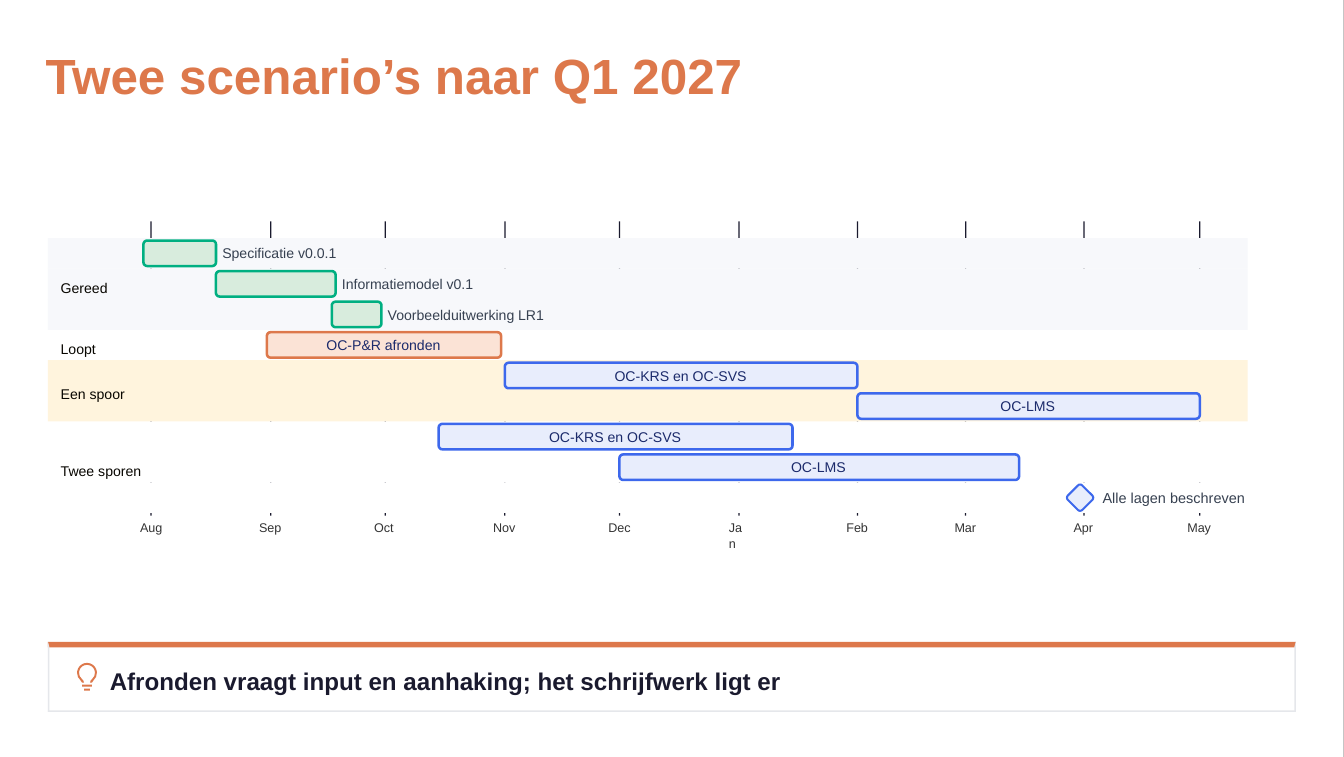
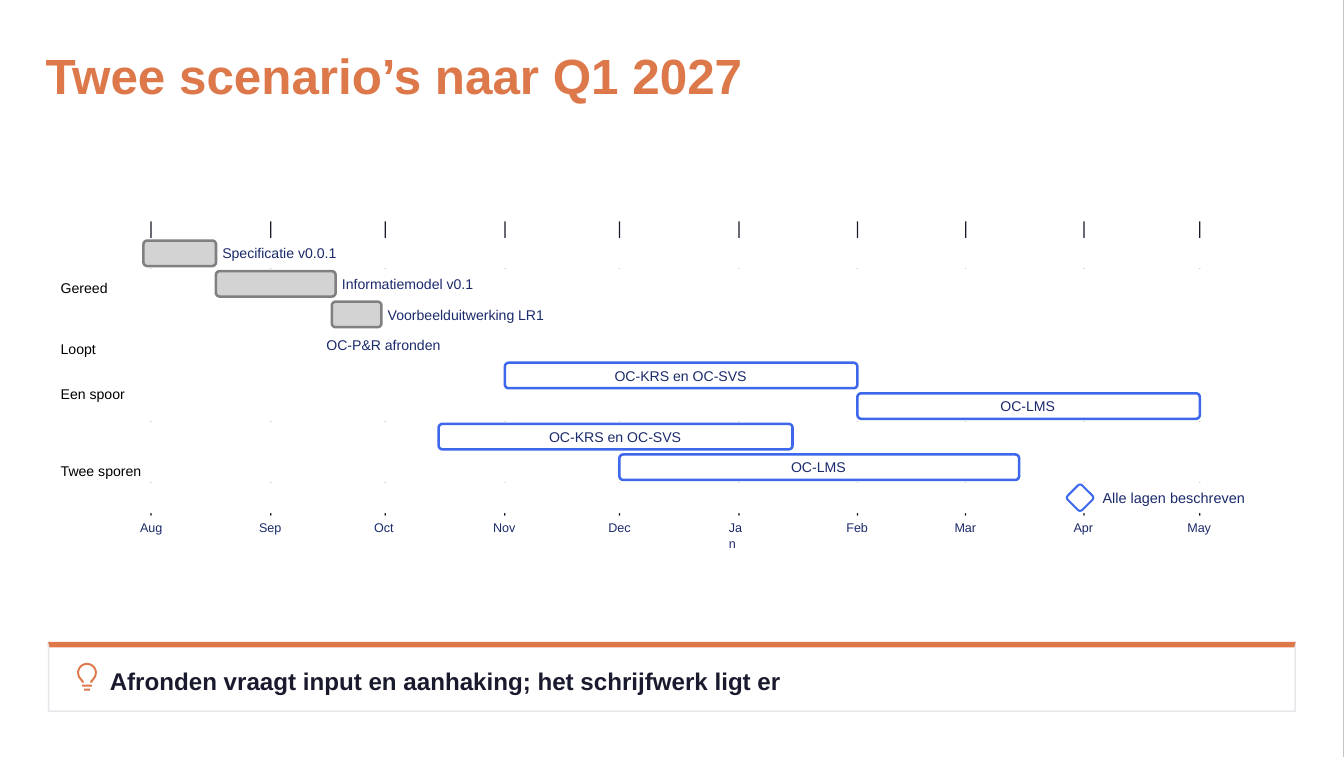
Before and after one commit to Npuls-OKx/meta, a slide deck: slide 8 of presentaties/export/260930_kerngroep_techniek/260930_kerngroep_techniek.pptx. Drawn at 1344x757 pixels with LibreOffice and Linux fonts; fonts in the diff are those of the drawing; background and template pictures are left out. Boxes give left, top, right and bottom in pixels: in the first picture for what was removed or moved away, otherwise in the second. Text is boxed around its words. In the diff, an @@ line names an element or a change of style, - is before the commit and + after.

```diff
--- a/presentaties/export/260930_kerngroep_techniek/260930_kerngroep_techniek.pptx
+++ b/presentaties/export/260930_kerngroep_techniek/260930_kerngroep_techniek.pptx
@@ fill #F7F8FB to #FFFFFF in 3 elements at <box>47,238,1247,269</box>, <box>47,269,1247,299</box>, <box>47,299,1247,329</box> @@
@@ fill #D8ECDD to #D3D3D3 in 3 elements at <box>143,241,216,266</box>, <box>216,271,336,296</box>, <box>332,301,382,326</box> @@
@@ outline #00AF81 1.39 pt to #808080 1.39 pt in 3 elements at <box>143,241,216,266</box>, <box>216,271,336,296</box>, <box>332,301,382,326</box> @@
@@ freeform shape at <box>267,332,502,357</box>: fill #FBE3D6 to #FFFFFF; outline none to #FFFFFF 1.39 pt @@
@@ freeform shape removed at <box>267,332,502,357</box> @@
@@ freeform shape at <box>47,361,1247,391</box>: fill #FFF4DD to #FFFFFF @@
@@ text "Een spoor" at <box>61,389,125,402</box>: text colour #080600 to #000000 @@
@@ freeform shape at <box>47,391,1247,421</box>: fill #FFF4DD to #FFFFFF @@
@@ fill #E8EDFC to #FFFFFF in 5 elements at <box>438,424,792,449</box>, <box>505,363,858,388</box>, <box>620,454,1020,479</box>, <box>857,394,1199,419</box>, <box>1068,484,1094,511</box> @@
@@ text colour #374151 to #1B2A6B in 4 elements at <box>222,247,336,261</box>, <box>342,278,474,289</box>, <box>388,309,544,323</box>, <box>1103,492,1245,506</box> @@
@@ text colour #333333 to #1B2A6B in 10 elements at <box>140,523,162,535</box>, <box>259,523,281,535</box>, <box>374,523,393,532</box>, <box>493,523,515,532</box>, <box>608,523,630,532</box>, <box>729,520,749,534</box>, <box>846,523,868,532</box>, <box>955,523,977,532</box>, <box>1074,523,1093,535</box>, <box>1187,523,1211,535</box> @@
```
Also in this commit, not shown: 19 other slides changed, 1 slide added, 3 other files.
